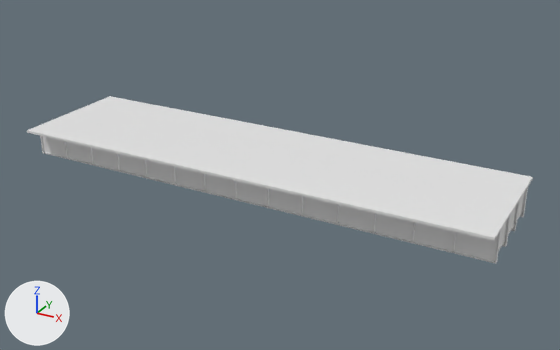
The OBJ model IFC/Steel/Mumbai/Sup_Str/M_45_3L_NF_S/model.obj, before and after one commit.
One viewpoint serves both versions: a camera (50 mm lens) standing at (55.1, -55.8, 27.6) and looking at (24.2, 0.4, -0.5). Arrows for +X, +Y and +Z are at lower left; the lights stay in place. The picture after the commit comes second. Where no turn or scale is listed for an object, it has been applied to the vertices. Vertices at exactly the same position are counted once.

The scene before the commit, as lines of its bpy script (objects in view):
```python
me_model = bpy.data.meshes.new('model')
me_model.from_pydata(...)  # 2800 vertices, 4924 faces; spans x 0.0..45.0, y -6.1..6.1, z -1.4..1.6
ob_model = bpy.data.objects.new('model', me_model)
ob_model.location = (0.0, 0.0, 0.0)
```
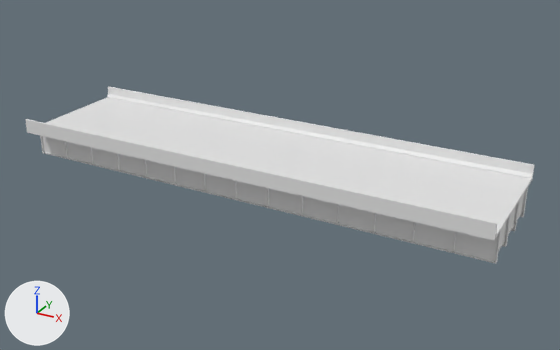
Changed parts and their boxes [x1, y1, x2, y2] in the pictures (560 x 350 px):
'model', reshaped
    before: [27, 96, 533, 263]
    after: [25, 87, 534, 263]
part 1 of me_model, added
    after: [25, 87, 534, 238]

What the commit changed:
me_model is used by ob_model.
me_model had 2800 vertices, 4924 faces and spanned x 0.0..45.0, y -6.1..6.1, z -1.4..1.6.
me_model now has 2832 vertices, 4970 faces and spans x 0.0..45.0, y -6.1..6.1, z -1.4..2.7.
Part 1, on me_model:
18 vertices are added at x 0.0..45.0, y -6.1..6.1, z 1.6..2.7.
14 new vertices lie (45.0, 0.0, 0.0) away from vertices in x 0.0, y -5.9..5.9, z 1.6..2.7.
46 new faces join them.
